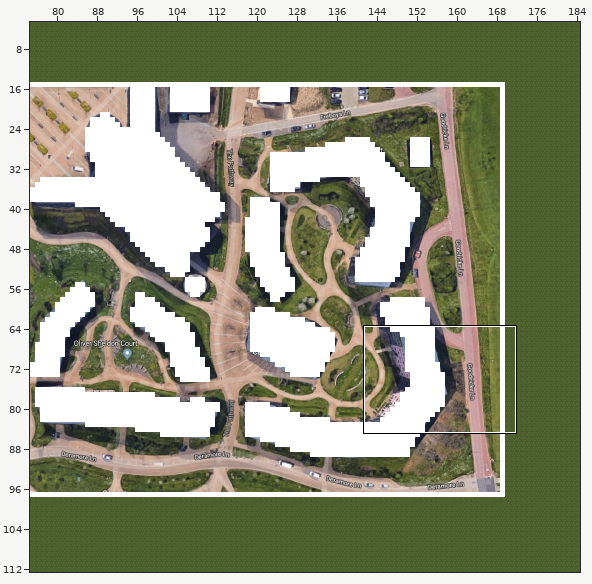
A Tiled map gets an edit: core/assets/map.tmx. The picture above shows the old version from afar; the outline marks the close-up.
Close-up. Before:
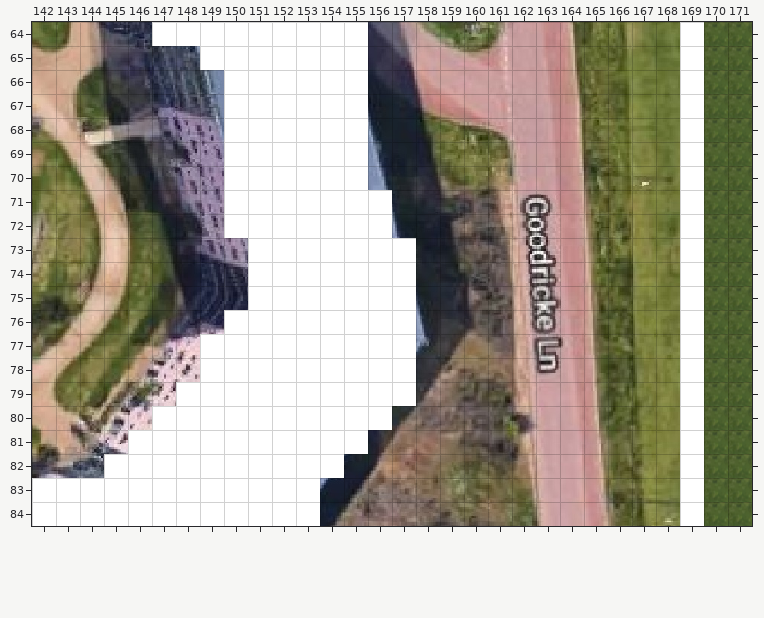
Cells are 32x32 px. Shown: x 142..171, y 64..84. The commit also changed other parts of the map, which this record leaves out.
The result:
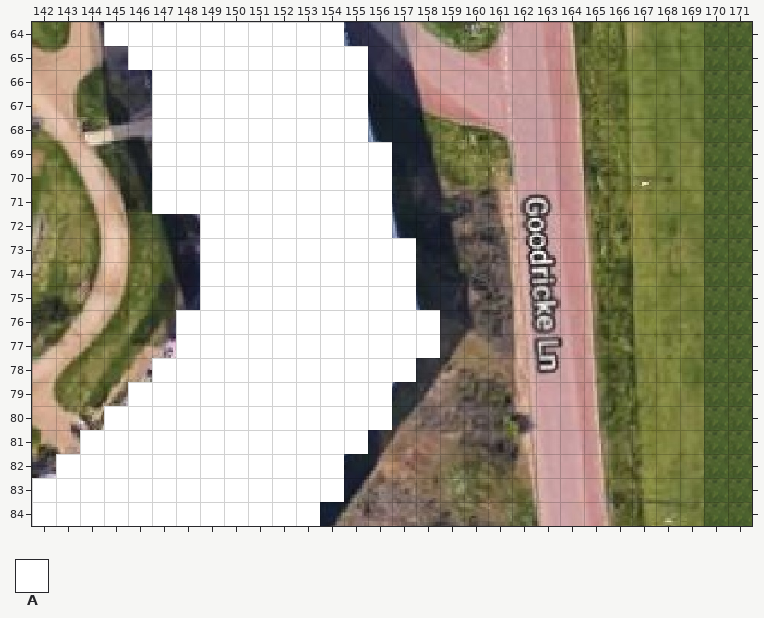
Key: from "test": A 0.
_ is an empty cell.
From old to new:
Layer "Tile Layer 1":
Tile A is added in row 64 at x 145 to 146; in row 65 at x 146 to 148; in rows 66 to 68 at x 147 to 149; in rows 69 to 70 at x 147 to 149 and 156; in row 71 at x 147 to 149; in row 72 at x 149.
Tile A is added in rows 73 to 75 at x 149 to 150; in row 76 at x 148 to 149 and 158; in row 77 at x 148 and 158; in row 78 at x 147 to 148; in row 79 at x 146 to 147; in row 80 at x 145 to 146.
Tile A is added in row 81 at x 144 to 145; in row 82 at x 143 to 144; in row 83 at x 154.
Tile A is gone in row 64 at x 155 and 169; in rows 65 to 78 at x 169; in row 79 at x 157 and 169; in rows 80 to 84 at x 169.
Changed places in both close-ups, as pixel boxes (x1, y1, x2, y2):
added: (56, 22, 248, 478)
removed: (344, 22, 368, 46)
removed: (680, 22, 704, 526)
added: (368, 142, 392, 190)
added: (416, 310, 440, 358)
removed: (392, 382, 416, 406)
added: (320, 478, 344, 502)
